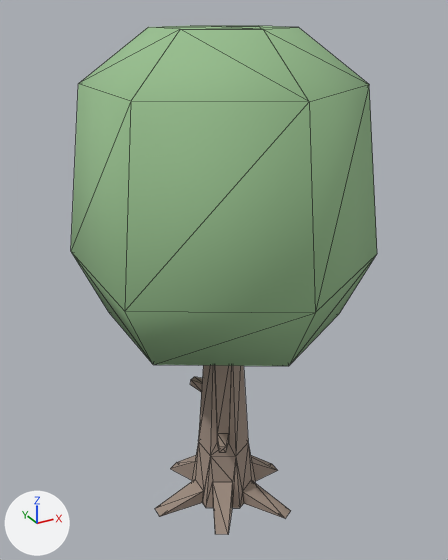
The glTF model web/public/models/tree-broadleaf-b.glb, before and after one commit.
Both versions are drawn from a 50 mm camera at (-0.55, -1.002, 1.031) aimed at (0.007, 0.009, 0.525). Every picture has the same lights, and +X, +Y and +Z are marked at lower left. The first picture is the older version. Mesh edges are drawn as thin lines. Vertices at exactly the same position are counted once.

The older version as bpy lines, for what is in view:
```python
me_tree_broadleaf_b = bpy.data.meshes.new('tree-broadleaf-b')
me_tree_broadleaf_b.from_pydata(...)  # 100 vertices, 196 faces; spans x -0.261..0.261, y -0.302..0.302, z 0.0..1.0
# faces by material slot: [64, 132]
me_tree_broadleaf_b.materials.append(mat_foliage)  # greyish green #97bf8e
me_tree_broadleaf_b.materials.append(mat_bark)  # beige #a08e81
ob_tree_broadleaf_b = bpy.data.objects.new('tree-broadleaf-b', me_tree_broadleaf_b)
ob_tree_broadleaf_b.location = (0.0, 0.0, 0.0)
```
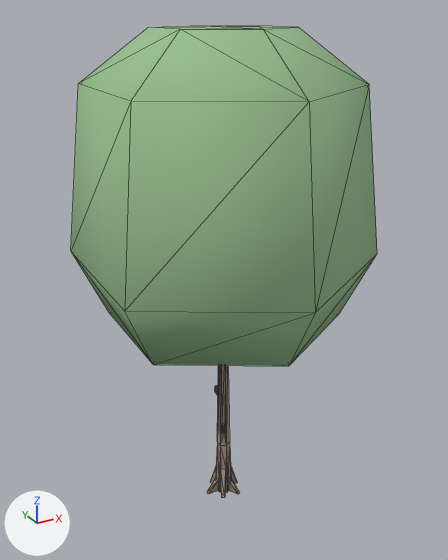
Pixel boxes [x1, y1, x2, y2] of what changed, in the pictures (448 x 560 px; the box of a moved part takes in the faces that stretch with it):
```json
{"object": "tree-broadleaf-b", "change": "reshaped", "before": [71, 26, 377, 534], "after": [71, 26, 377, 498], "on screen": "7% shorter"}
{"part": 1, "of": "me_tree_broadleaf_b", "change": "moved or reshaped", "before": [155, 365, 291, 534], "after": [207, 365, 240, 498]}
```

Scene script edits in JSON lines:
```json
{"block": "me_tree_broadleaf_b", "where": "# used by ob_tree_broadleaf_b; location = (0.0, 0.0, 0.0)"}
{"op": "remove", "block": "me_tree_broadleaf_b", "code": "me_tree_broadleaf_b.from_pydata(...)  # 100 vertices, 196 faces; spans x -0.261..0.261, y -0.302..0.302, z 0.0..1.0"}
{"op": "add", "block": "me_tree_broadleaf_b", "code": "me_tree_broadleaf_b.from_pydata(...)  # 108 vertices, 208 faces; spans x -0.261..0.261, y -0.302..0.302, z 0.0..1.0"}
{"block": "me_tree_broadleaf_b", "change": "me_tree_broadleaf_b part 1"}
{"block": "me_tree_broadleaf_b", "change": "63 vertices are removed from x -0.168..0.144, y -0.152..0.152, z 0.0..0.275"}
{"block": "me_tree_broadleaf_b", "change": "132 faces are deleted"}
{"block": "me_tree_broadleaf_b", "change": "1 vertex moves from x 0.096, y 0.139, z 0.0 to x 0.024, y -0.035, z 0.0"}
{"block": "me_tree_broadleaf_b", "change": "61 vertices are added at x -0.042..0.036, y -0.038..0.038, z 0.0..0.408"}
{"block": "me_tree_broadleaf_b", "change": "5 new vertices lie (0.004, 0.002, 0.0) away from vertices in x -0.017..0.013, y -0.019..0.017, z 0.0..0.272"}
{"block": "me_tree_broadleaf_b", "change": "5 new vertices lie (0.0, 0.01, 0.0) away from vertices in x -0.017..0.017, y -0.01..-0.005, z 0.0..0.408"}
{"block": "me_tree_broadleaf_b", "change": "6 new faces join them, mat_foliage (greyish green #97bf8e)"}
{"block": "me_tree_broadleaf_b", "change": "138 new faces join them, mat_bark (beige #a08e81)"}
```
